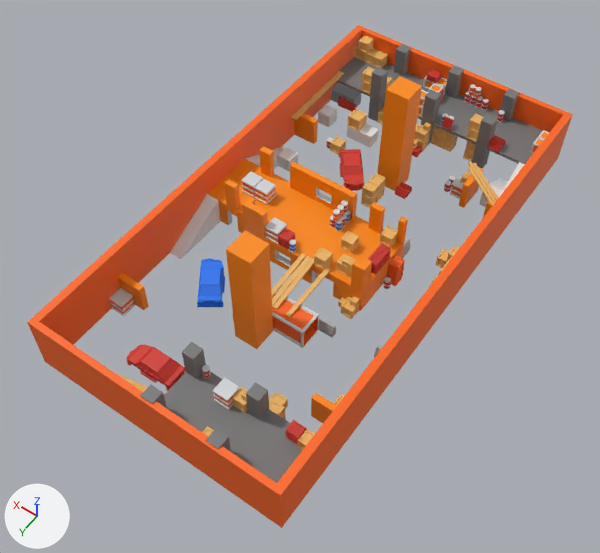
Renders of the glTF model modelos/map_visual.glb from each side of a commit.
Both versions are drawn from a 50 mm lens placed at (-9.26, 14.42, 20.51), pointed at (-0.25, 1.81, 0.7). The lights are fixed; the arrows at lower left show +X, +Y and +Z. Where no turn or scale is listed for an object, it has been applied to the vertices.
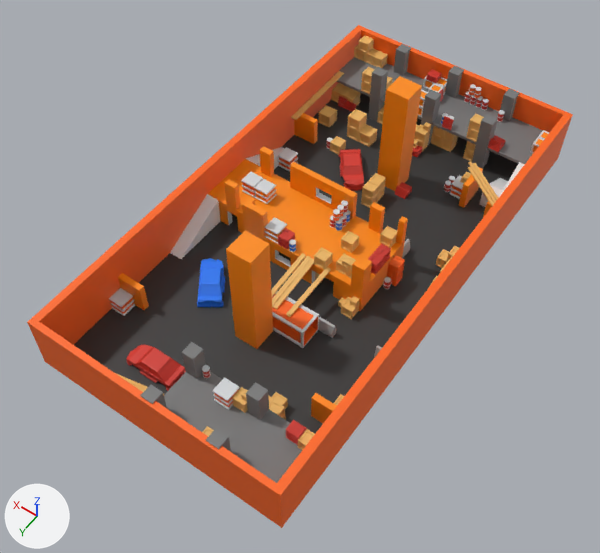
The change, as a list of edits to the scene's bpy script:
```text
Add mat_plane:
    mat_plane = principled_material('plane')
    mat_plane.base_color = (0.0343, 0.0343, 0.0343)  # black #343434
Add me_plane_003:
    me_plane_003.from_pydata([(-4.2, -8.2, 0.0), (4.2, -8.2, 0.0), (-4.2, 8.2, 0.0), (4.2, 8.2, 0.0)], [], [(0, 1, 3), (0, 3, 2)])
    me_plane_003.materials.append(mat_plane)  # black #343434
Remove ob_cube_018:
    ob_cube_018 = bpy.data.objects.new('Cube.018', me_cube_361)
    ob_cube_018.location = (3.5, -6.38, 0.0)
Remove ob_cube_031:
    ob_cube_031 = bpy.data.objects.new('Cube.031', me_cube_362)
    ob_cube_031.location = (1.91, -5.06, 0.0)
Remove ob_cube_010:
    ob_cube_010 = bpy.data.objects.new('Cube.010', me_cube_380)
    ob_cube_010.location = (3.44, -5.07, 0.0)
Remove ob_cube_013:
    ob_cube_013 = bpy.data.objects.new('Cube.013', me_cube_381)
    ob_cube_013.location = (3.28, -2.42, 0.0)
Add ob_box_067:
    ob_box_067 = bpy.data.objects.new('Box.067', me_cube_213.copy())  # the mesh of ob_box_033
    ob_box_067.location = (3.27, -6.39, 0.0)
Add ob_box_066:
    ob_box_066 = bpy.data.objects.new('Box.066', me_cube_213.copy())  # the mesh of ob_box_033
    ob_box_066.location = (3.75, -6.39, 0.0)
Add ob_plane:
    ob_plane = bpy.data.objects.new('Plane', me_plane_003)
    ob_plane.location = (0.0, 0.0, 0.0)
```

Changed parts and their boxes (x1, y1, x2, y2) in the pictures (600 x 553 px):
'Plane', added
    after: (74, 93, 518, 434)
'Cube.031', deleted
    before: (347, 124, 379, 147)
'Cube.018', deleted
    before: (331, 83, 361, 107)
'Cube.010', deleted
    before: (318, 105, 337, 127)
'Cube.013', deleted
    before: (278, 147, 298, 172)
'Box.066', added
    after: (331, 83, 349, 103)
'Box.067', added
    after: (342, 88, 360, 106)
